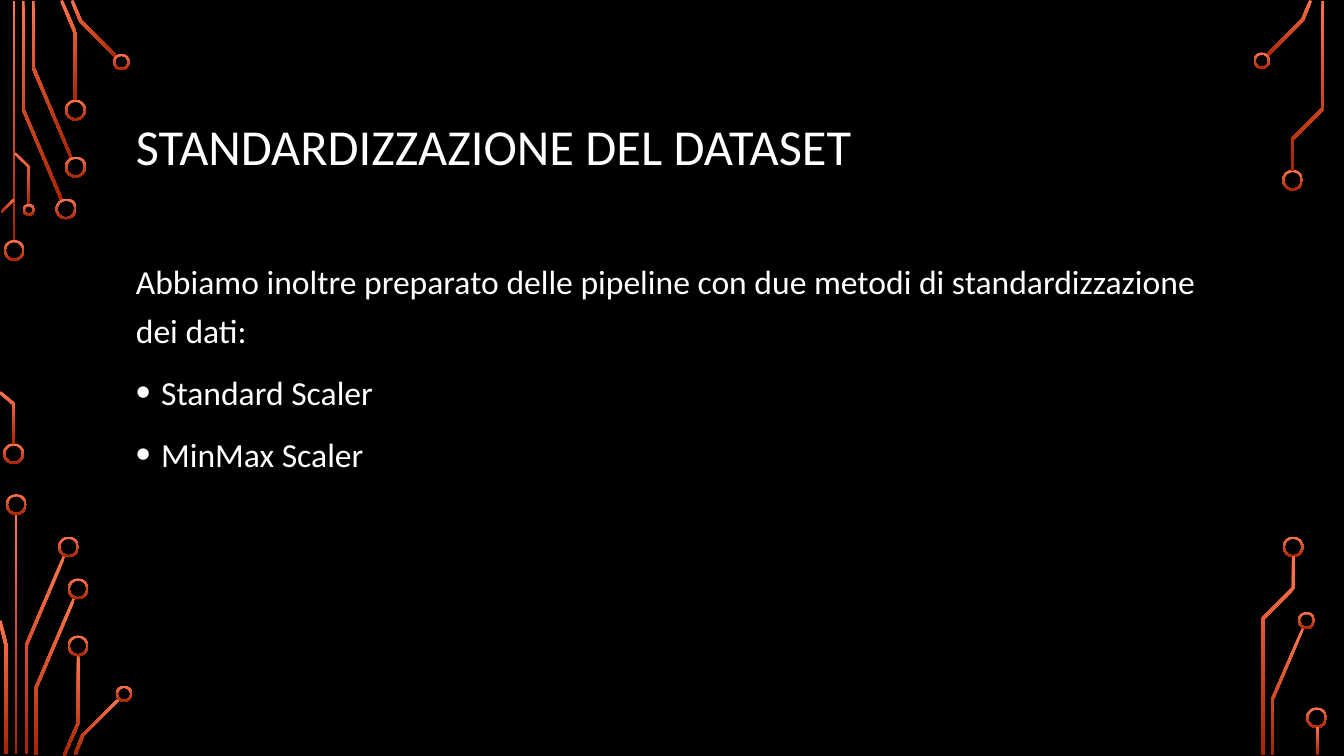
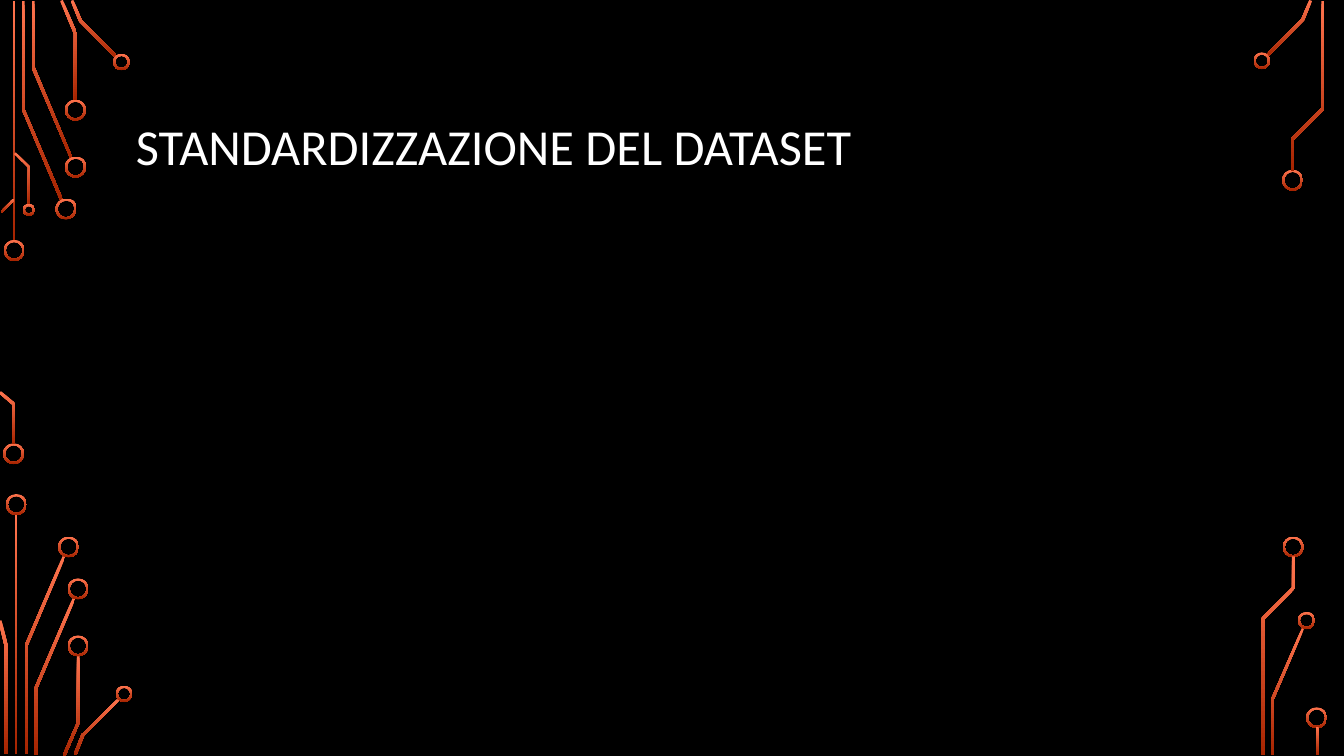
Before and after one commit to rot13-git/Dm-Project, a slide deck: slide 12 of Presentazione.pptx. Drawn at 1344x756 pixels with LibreOffice and Linux fonts; fonts in the diff are those of the drawing; grey boxes stand for pictures; background and template pictures are left out. Boxes give left, top, right and bottom in pixels: in the first picture for what was removed or moved away, otherwise in the second. Text is boxed around its words. In the diff, an @@ line names an element or a change of style, - is before the commit and + after.

Commit message:
Add files via upload
Aggiunte formule degli scaler, f1-score delle classi con tutti i classificatori

```diff
--- a/Presentazione.pptx
+++ b/Presentazione.pptx
@@ text removed at <box>136,270,1195,468</box> @@
-Abbiamo inoltre preparato delle pipeline con due metodi di standardizzazione dei dati:
-• Standard Scaler
-• MinMax Scaler
```
Also in this commit, not shown: 3 other slides changed.
